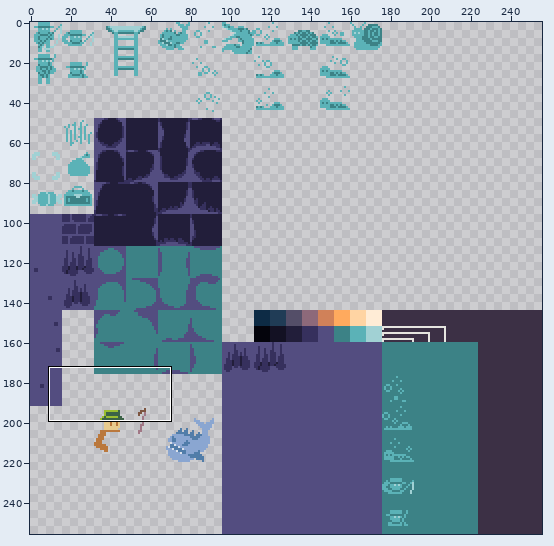
Pixel-art file, stored at assets/sprites.aseprite. The picture above shows the old version from afar; the outline marks the close-up.
Close-up. Before the edit:
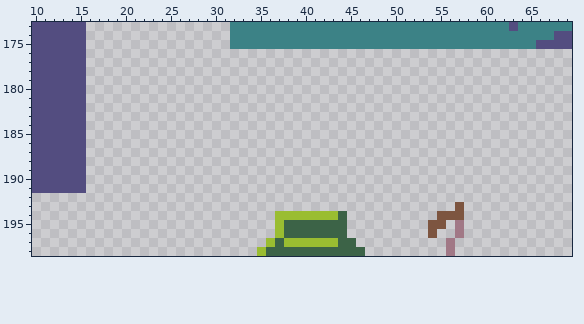
256x256 pixels, 1 frame. Shown: x 10..69, y 173..198.
After:
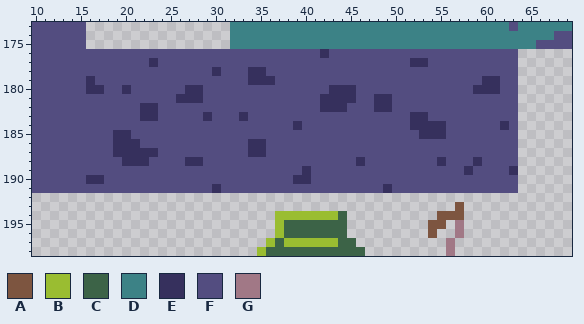
Palette (. is transparent): A #7d5540  B #9abd31  C #3c6347  D #3c8286  E #36305d  F #534d80  G #a17886
Difference:
--- layer "Layer 1"
@@ x 10..69 @@
 175 FFFFFF................DDDDDDDDDDDDDDDDDDDDDDDDDDDDDDDDDDFFFF
-176 FFFFFF......................................................
-177 FFFFFF......................................................
-178 FFFFFF......................................................
-179 FFFFFF......................................................
-180 FFFFFF......................................................
-181 FFFFFF......................................................
-182 FFFFFF......................................................
-183 FFFFFF......................................................
-184 FFFFFF......................................................
-185 FFFFFF......................................................
-186 FFFFFF......................................................
-187 FFFFFF......................................................
-188 FFFFFF......................................................
-189 FFFFFF......................................................
-190 FFFFFF......................................................
-191 FFFFFF......................................................
+176 FFFFFFFFFFFFFFFFFFFFFFFFFFFFFFFFEFFFFFFFFFFFFFFFFFFFFF......
+177 FFFFFFFFFFFFFEFFFFFFFFFFFFFFFFFFFFFFFFFFFFEEFFFFFFFFFF......
+178 FFFFFFFFFFFFFFFFFFFFEFFFEEFFFFFFFFFFFFFFFFFFFFFFFFFFFF......
+179 FFFFFFEFFFFFFFFFFFFFFFFFEEEFFFFFFFFFFFFFFFFFFFFFFFEEFF......
+180 FFFFFFEEFFEFFFFFFEEFFFFFFFFFFFFFFEEEFFFFFFFFFFFFFEEEFF......
+181 FFFFFFFFFFFFFFFFEEEFFFFFFFFFFFFFEEEEFFEEFFFFFFFFFFFFFF......
+182 FFFFFFFFFFFFEEFFFFFFFFFFFFFFFFFFEEEFFFEEFFFFFFFFFFFFFF......
+183 FFFFFFFFFFFFEEFFFFFEFFFEFFFFFFFFFFFFFFFFFFEEFFFFFFFFFF......
+184 FFFFFFFFFFFFFFFFFFFFFFFFFFFFFEFFFFFFFFFFFFEEEEFFFFFFEF......
+185 FFFFFFFFFEEFFFFFFFFFFFFFFFFFFFFFFFFFFFFFFFFEEEFFFFFFFF......
+186 FFFFFFFFFEEEFFFFFFFFFFFFEEFFFFFFFFFFFFFFFFFFFFFFFFFFFF......
+187 FFFFFFFFFEEEEEFFFFFFFFFFEEFFFFFFFFFFFFFFFFFFFFFFFFFFFF......
+188 FFFFFFFFFFEEEFFFFEEFFFFFFFFFFFFFFFFFEFFFFFFFFEFFFEFFFF......
+189 FFFFFFFFFFFFFFFFFFFFFFFFFFFFFFEFFFFFFFFFFFFFFFFFEFFFFE......
+190 FFFFFFEEFFFFFFFFFFFFFFFFFFFFFEEFFFFFFFFFFFFFFFFFFFFFFF......
+191 FFFFFFFFFFFFFFFFFFFFEFFFFFFFFFFFFFFFFFFEFFFFFFFFFFFFFF......
 192 ............................................................
Pixel boxes of the changes (left, top, right, bottom) in both close-ups:
added: (86, 49, 518, 193)
